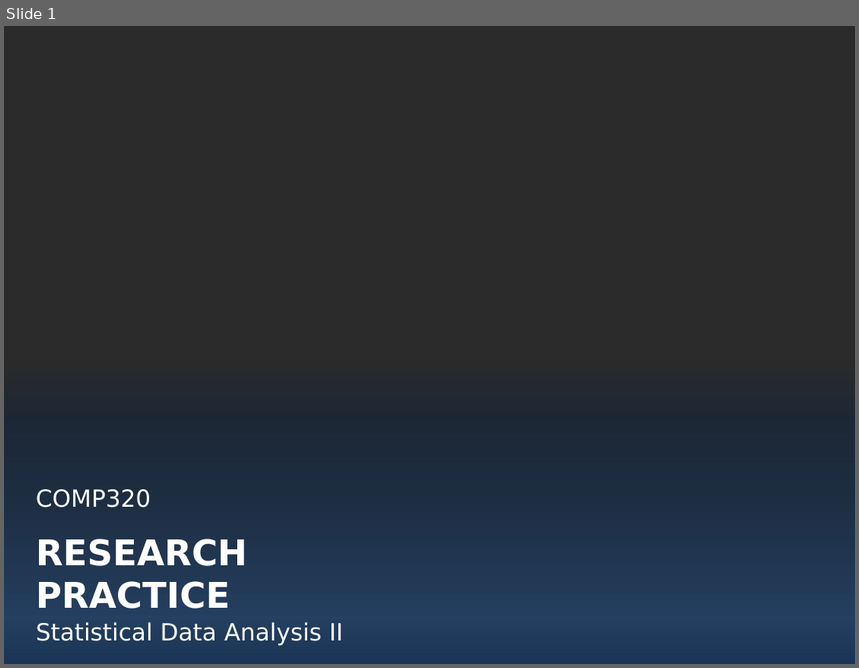
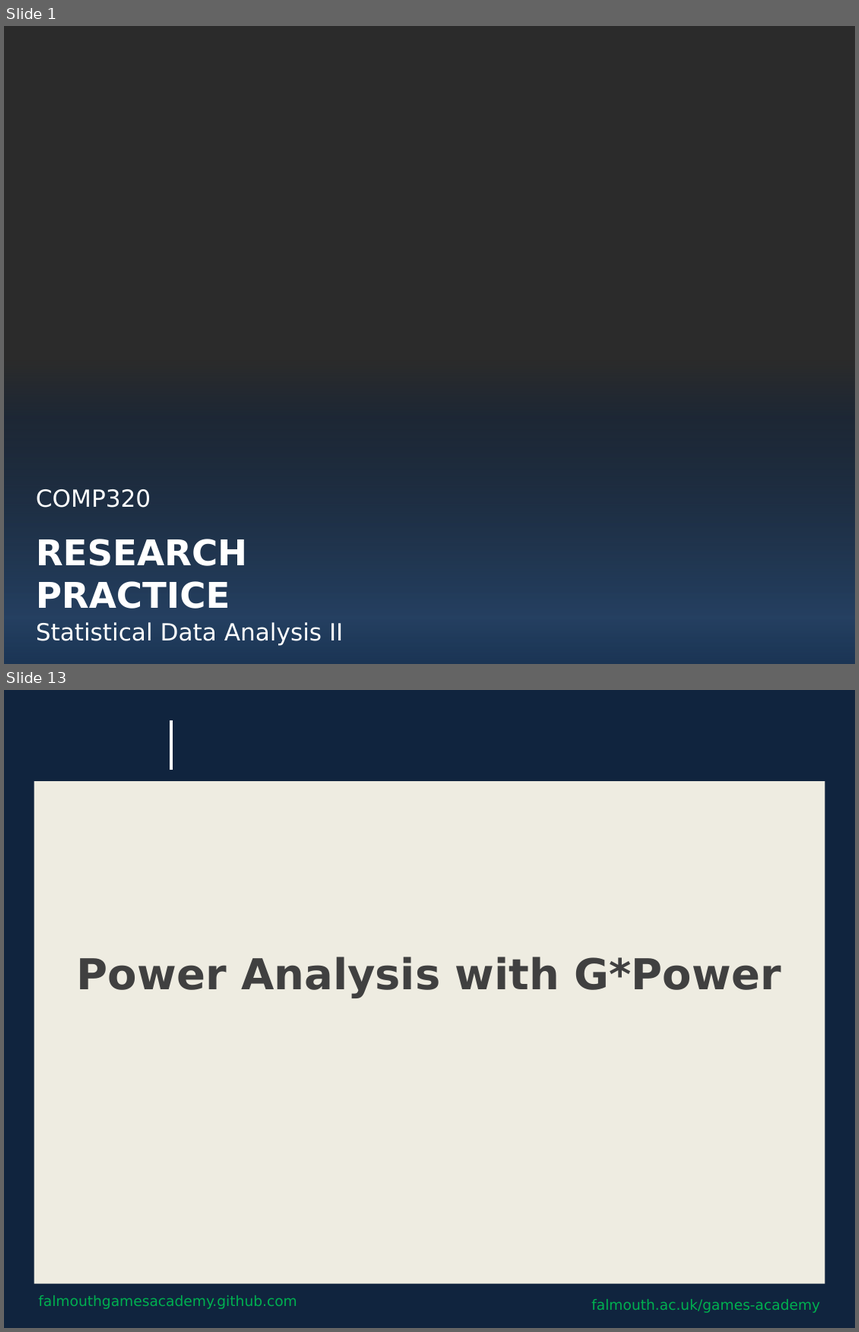
Before and after one commit to Falmouth-Games-Academy/bsc-course-materials, a slide deck: COMP320/10/2019-20-COMP320-10-session-materials.pptx. Shown one above the other, each under a label of ours: slide 1 before the commit, slides 1 and 13 after it; the slides between them are not shown. The pictures are 859x668 and 859x1332 pixels, drawn with LibreOffice and Linux fonts; fonts in the diff are those of the drawing; background and template pictures are left out; a plain dark background stands for a picture behind light text. Boxes give left, top, right and bottom in pixels: in the first picture for what was removed or moved away, otherwise in the second. Text is boxed around its words. In the diff, an @@ line names an element or a change of style, - is before the commit and + after.

```diff
--- a/COMP320/10/2019-20-COMP320-10-session-materials.pptx
+++ b/COMP320/10/2019-20-COMP320-10-session-materials.pptx
@@ slide 13 added at [4,690,855,1328], background #0F243E @@
@@ line added from (172, 720) to (172, 769), #FFFFFF 2.5 pt @@
@@ rectangle added at [34,781,825,1284], fill #EEECE1 @@
@@ title added at [77,957,781,998], 36 pt, text #404040, bold @@
+Power Analysis with G*Power
@@ text added at [38,1296,297,1309], 12 pt, text #00B050 @@
+falmouthgamesacademy.github.com
@@ text added at [591,1300,820,1313], 12 pt, text #00B050 @@
+falmouth.ac.uk/games-academy
```
Also in this commit, not shown: 28 other slides added, 2 other files.
